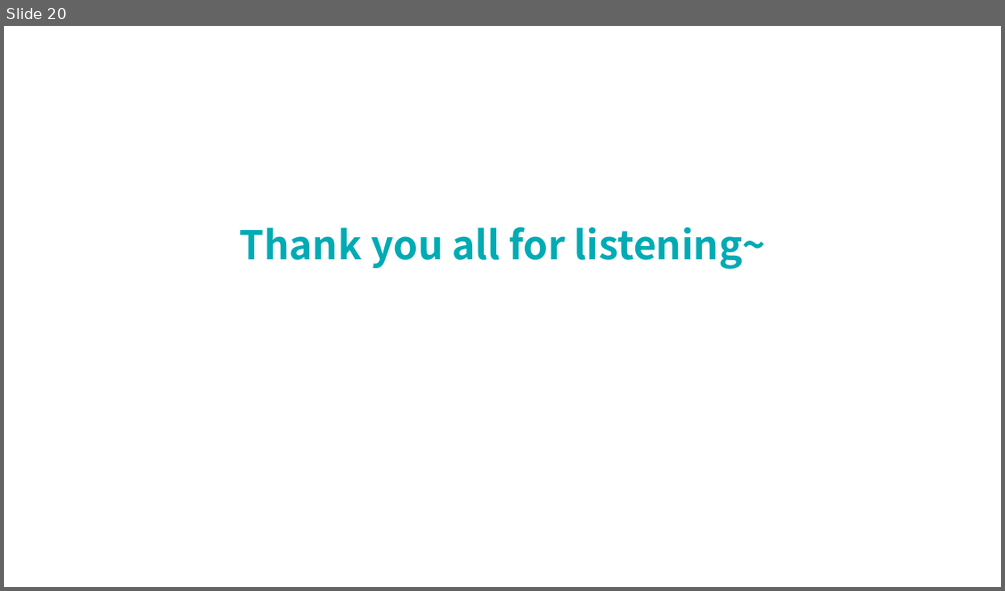
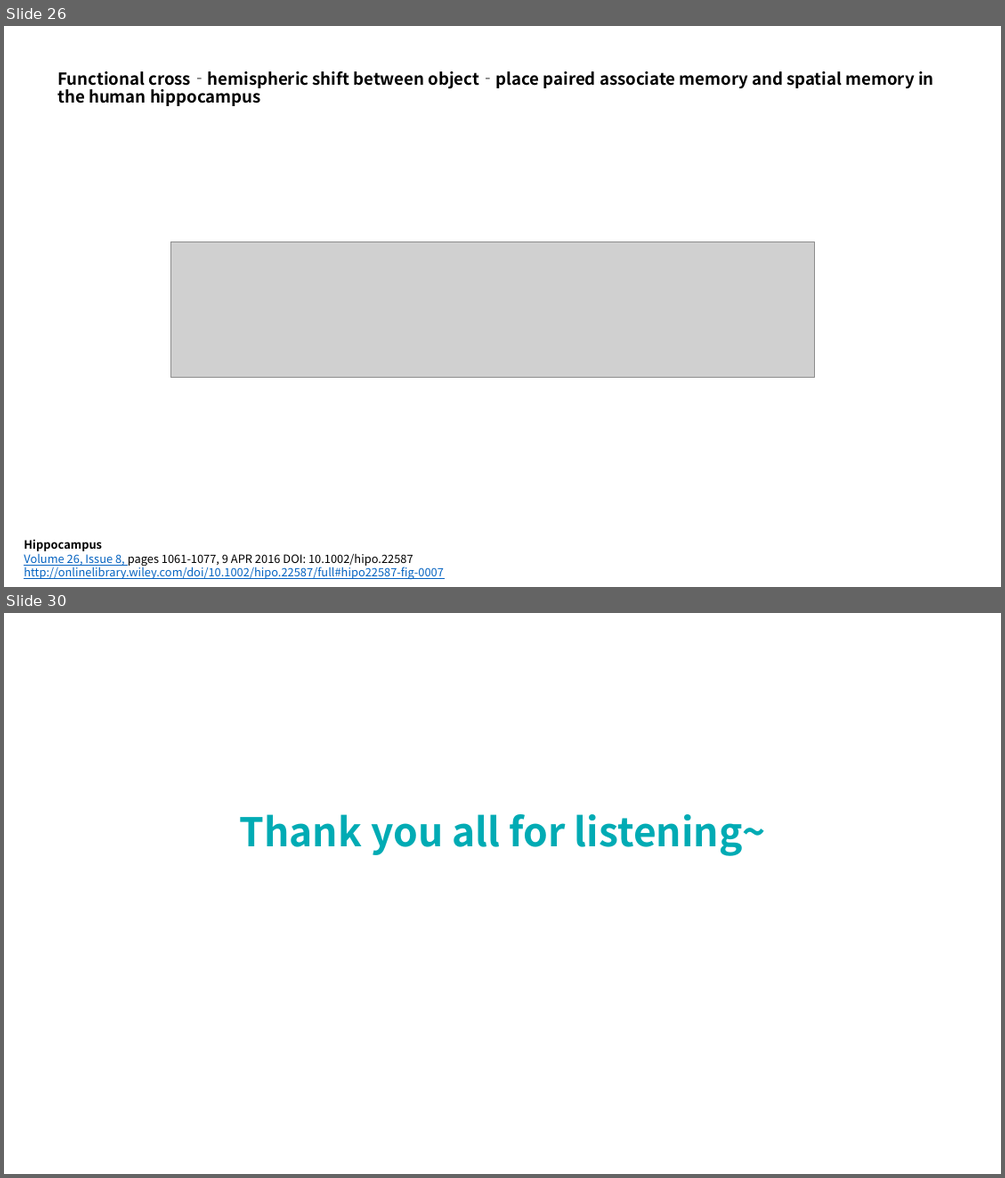
Before and after one commit to lsyoath/sheepy, a slide deck: Event/Lateralization.pptx. Shown one above the other, each under a label of ours: slide 20 before the commit, slides 26 and 30 after it; the slides between them are not shown. The pictures are 1005x591 and 1005x1178 pixels, drawn with LibreOffice and Linux fonts; fonts in the diff are those of the drawing; grey boxes stand for pictures; background and template pictures are left out. Boxes give left, top, right and bottom in pixels: in the first picture for what was removed or moved away, otherwise in the second. Text is boxed around its words. In the diff, an @@ line names an element or a change of style, - is before the commit and + after.

Commit message:
1041

```diff
--- a/Event/Lateralization.pptx
+++ b/Event/Lateralization.pptx
@@ slide 26 added at (4,26,1001,587), background #FFFFFF @@
@@ title added at (57,71,934,106), 16 pt, text #000000, bold @@
+Functional cross‐hemispheric shift between object‐place paired associate memory and spatial memory in the human hippocampus
@@ picture added at (170,241,814,377) @@
@@ text added at (24,539,444,579), 11 pt, text #0563C1, underline @@
+Hippocampus
+Volume 26, Issue 8, pages 1061-1077, 9 APR 2016 DOI: 10.1002/hipo.22587
+http://onlinelibrary.wiley.com/doi/10.1002/hipo.22587/full#hipo22587-fig-0007
@@ what was slide 20 is now slide 30 @@
```
Also in this commit, not shown: 9 other slides added.
